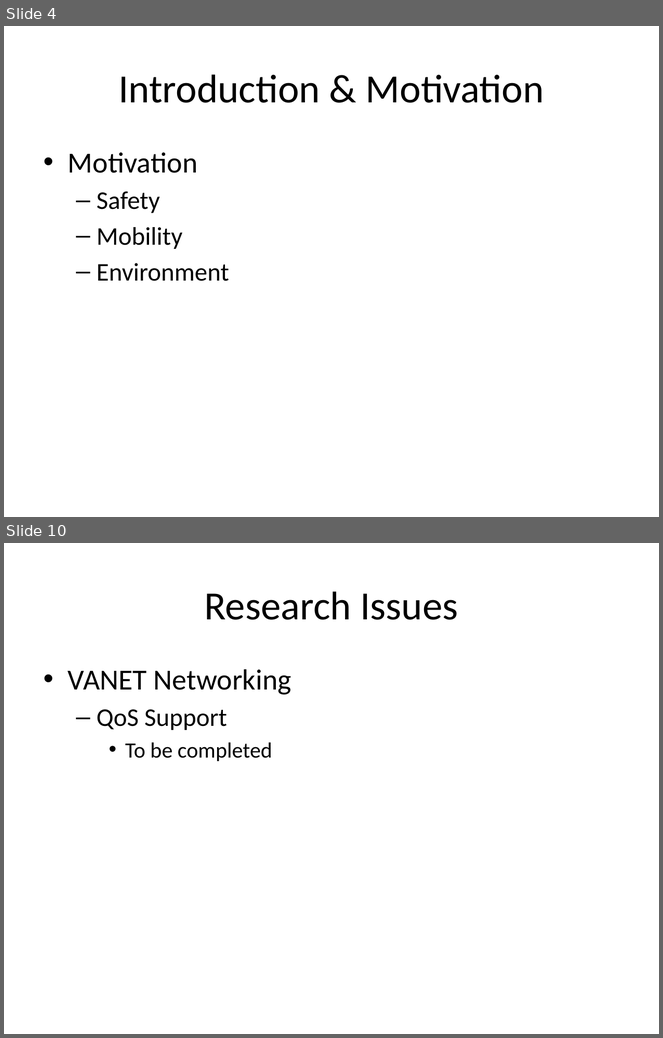
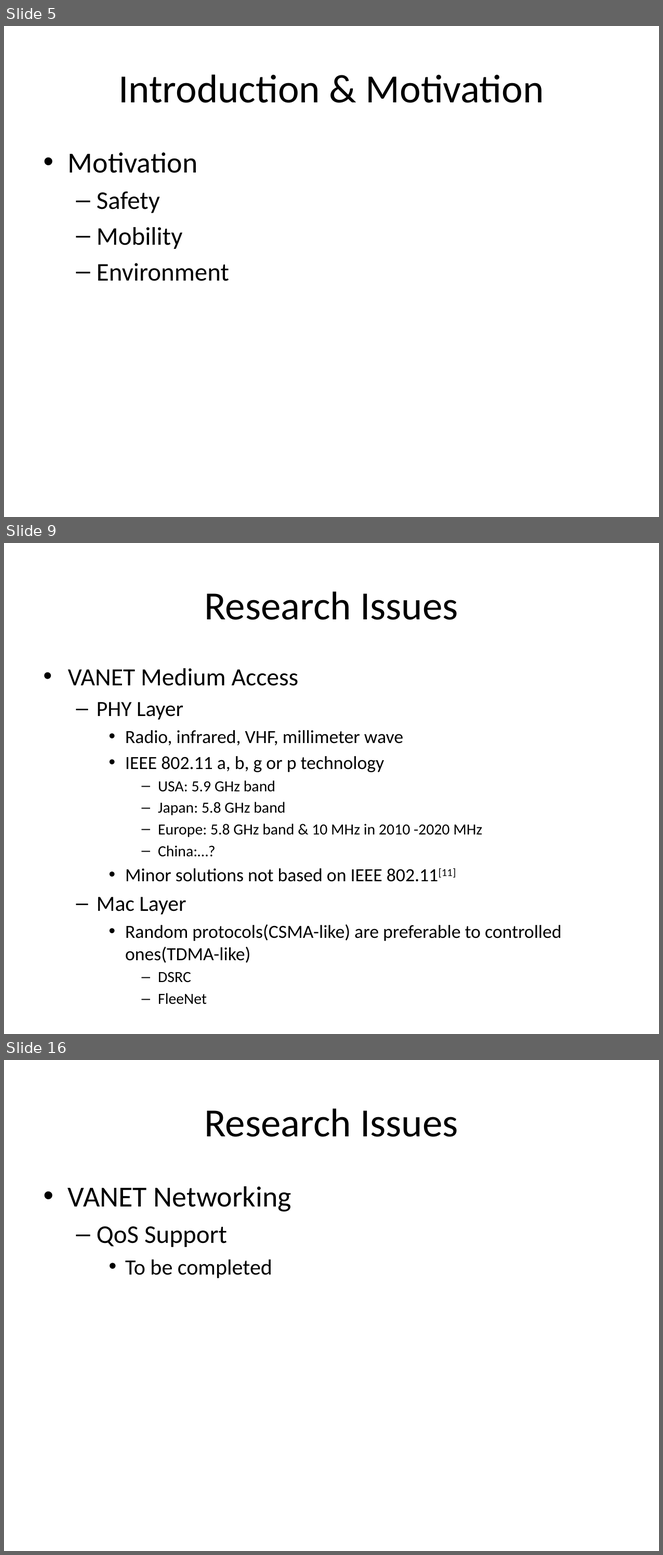
Before and after one commit to zhuangdizhu/huawei_internship, a slide deck: V2V/V2VReview.pptx. Shown one above the other, each under a label of ours: slides 4 and 10 before the commit, slides 5, 9 and 16 after it; the slides between them are not shown. The pictures are 663x1038 and 663x1555 pixels, drawn with LibreOffice and Linux fonts; fonts in the diff are those of the drawing. Boxes give left, top, right and bottom in pixels: in the first picture for what was removed or moved away, otherwise in the second. Text is boxed around its words. In the diff, an @@ line names an element or a change of style, - is before the commit and + after.

```diff
--- a/V2V/V2VReview.pptx
+++ b/V2V/V2VReview.pptx
@@ slide 9 added at (4, 543, 659, 1034), background #FFFFFF @@
@@ title added at (204, 591, 458, 620), 44 pt, text #000000 @@
+Research Issues
@@ text added at (68, 668, 562, 983), 20.4 pt, text #000000 @@
+• VANET Medium Access
+  – PHY Layer
+    • Radio, infrared, VHF, millimeter wave
+    • IEEE 802.11 a, b, g or p technology
+      – USA: 5.9 GHz band
+      – Japan: 5.8 GHz band
+      – Europe: 5.8 GHz band & 10 MHz in 2010 -2020 MHz
+      – China:…?
+    • Minor solutions not based on IEEE 802.11[11]
+  – Mac Layer
+    • Random protocols(CSMA-like) are preferable to controlled ones(TDMA-like)
+      – DSRC
+      – FleeNet
@@ what was slide 4 is now slide 5 @@
@@ what was slide 10 is now slide 16 @@
```
Also in this commit, not shown: 10 slides changed, 7 other slides added, 1 slide removed, 11 other files.
